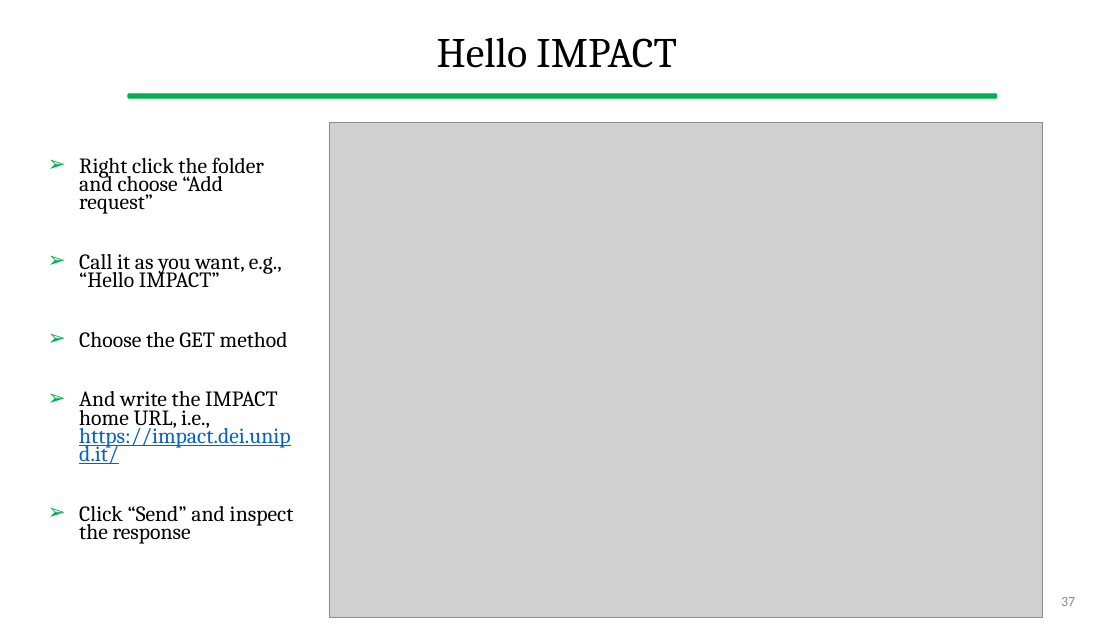
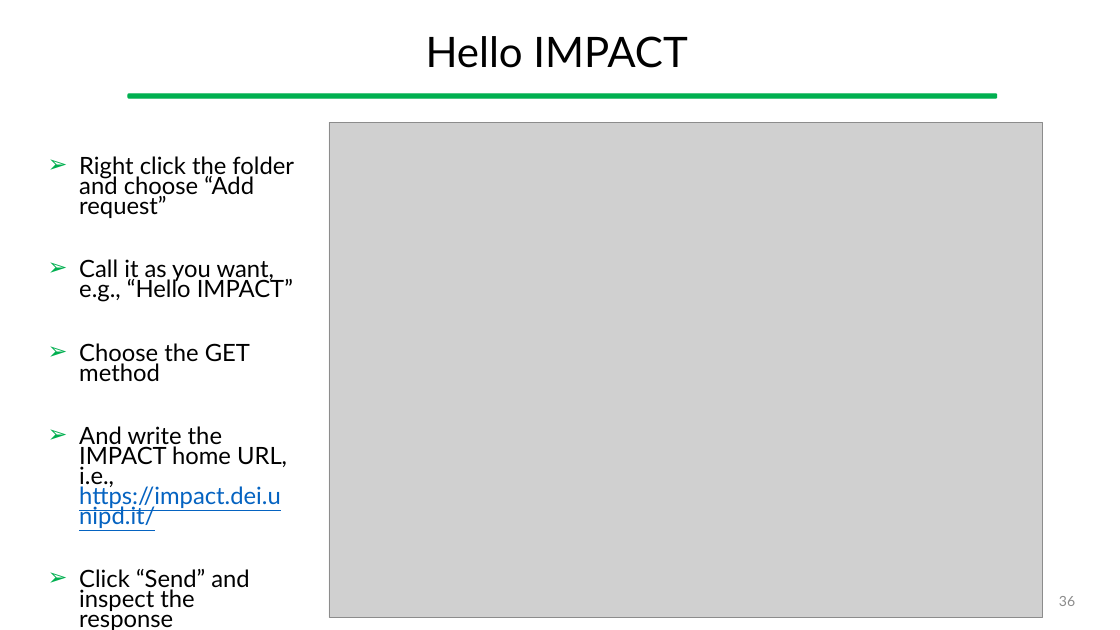
Before and after one commit to gcappon/bwthw, a slide deck: slide 36 of theory_05-http/theory_05-http.pptx (slide 37 before the commit). Drawn at 1120x630 pixels with LibreOffice and Linux fonts; fonts in the diff are those of the drawing; grey boxes stand for pictures. Boxes give left, top, right and bottom in pixels: in the first picture for what was removed or moved away, otherwise in the second. Text is boxed around its words. In the diff, an @@ line names an element or a change of style, - is before the commit and + after.

```diff
--- a/theory_05-http/theory_05-http.pptx
+++ b/theory_05-http/theory_05-http.pptx
@@ title "Hello IMPACT" at bbox=[426, 36, 687, 68]: font Cambria to Lato @@
@@ text "Right click the folder and ..." at bbox=[79, 156, 294, 630]: size 18.6 to 20.4 pt, font Cambria to Lato @@
@@ page number at bbox=[1059, 596, 1075, 606]: text changed; font Calibri to Lato @@
-37
+36
```
Also in this commit, not shown: 34 other slides changed, 2 slides added, 3 slides removed, 3 other files.
